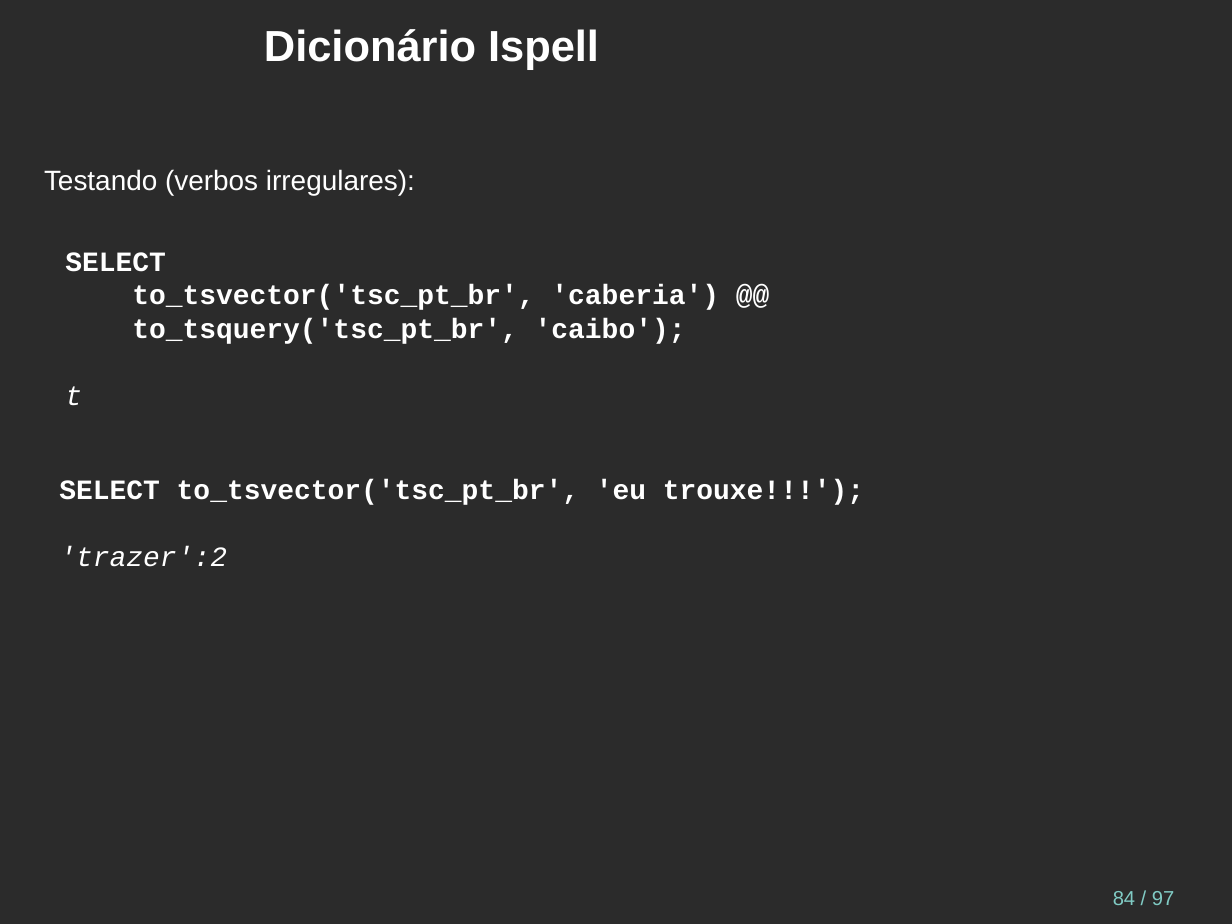
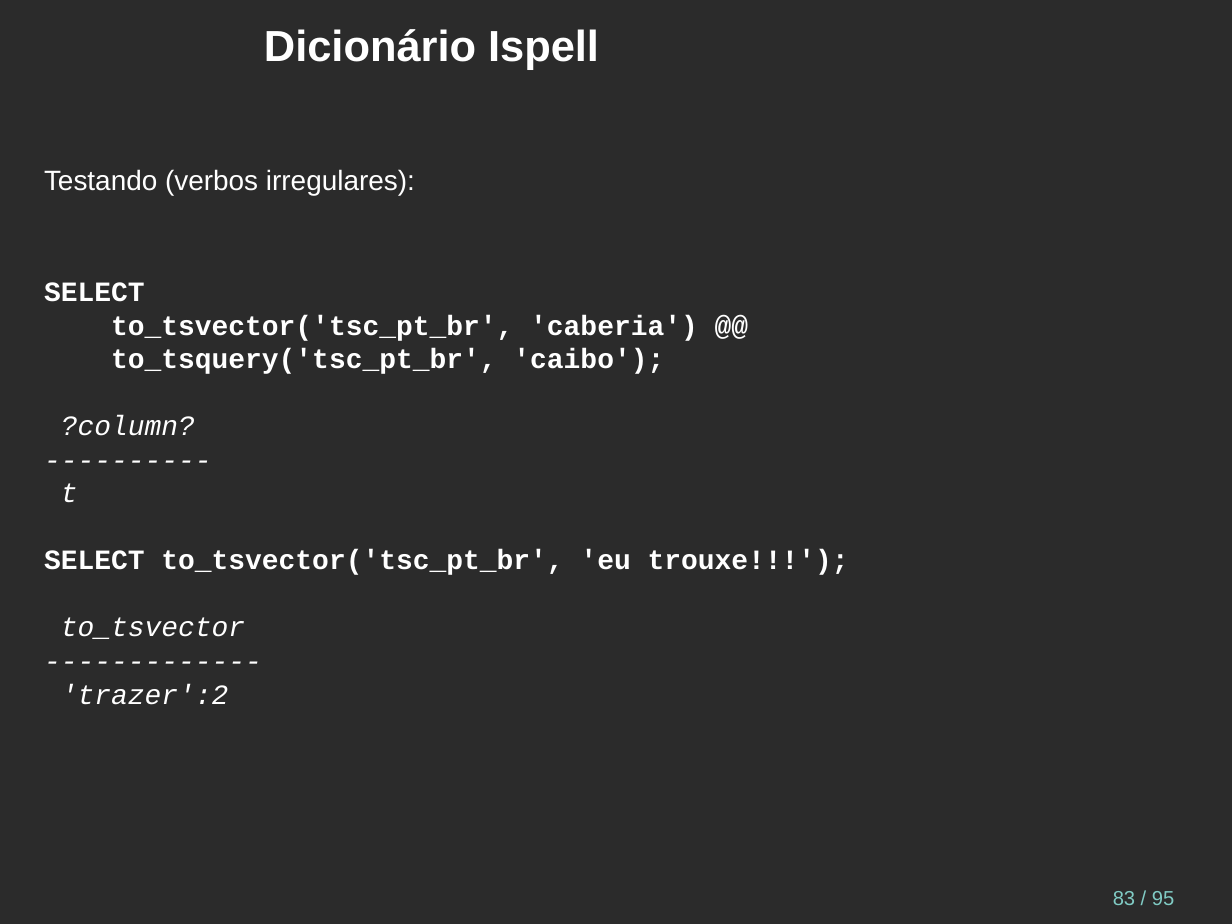
Before and after one commit to juliano777/db_fts, a slide deck: slide 83 of fts_pt-br.odp (slide 84 before the commit). Drawn at 1232x924 pixels with LibreOffice and Linux fonts; fonts in the diff are those of the drawing; background and template pictures are left out; a plain dark background stands for a picture behind light text. Boxes give left, top, right and bottom in pixels: in the first picture for what was removed or moved away, otherwise in the second. Text is boxed around its words. In the diff, an @@ line names an element or a change of style, - is before the commit and + after.

Commit message:
Falta dicionário ispell

```diff
--- a/fts_pt-br.odp
+++ b/fts_pt-br.odp
@@ text added at box(44, 169, 849, 639), 18 pt, text #FFFFFF, bold @@
+Testando (verbos irregulares):
+SELECT
+to_tsvector('tsc_pt_br', 'caberia') @@
+to_tsquery('tsc_pt_br', 'caibo');
+?column?
+----------
+t
+SELECT to_tsvector('tsc_pt_br', 'eu trouxe!!!');
+to_tsvector
+-------------
+'trazer':2
@@ text removed at box(65, 252, 719, 405) @@
-SELECT
-to_tsvector('tsc_pt_br', 'caberia') @@
-to_tsquery('tsc_pt_br', 'caibo');
-t
@@ text removed at box(59, 480, 864, 567) @@
-SELECT to_tsvector('tsc_pt_br', 'eu trouxe!!!');
-'trazer':2
@@ page number at box(1113, 891, 1174, 905): text changed @@
-84 / 97
+83 / 95
```
Also in this commit, not shown: 10 other slides changed, 2 slides removed, 3 other files.
